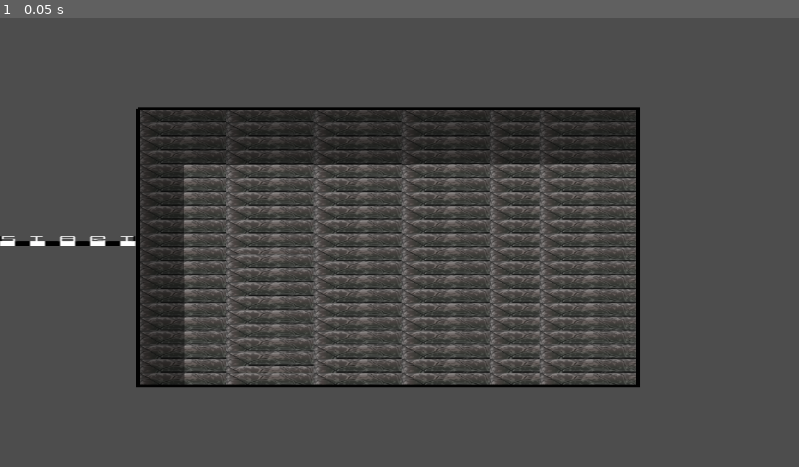
Above: before the commit, frame 1.
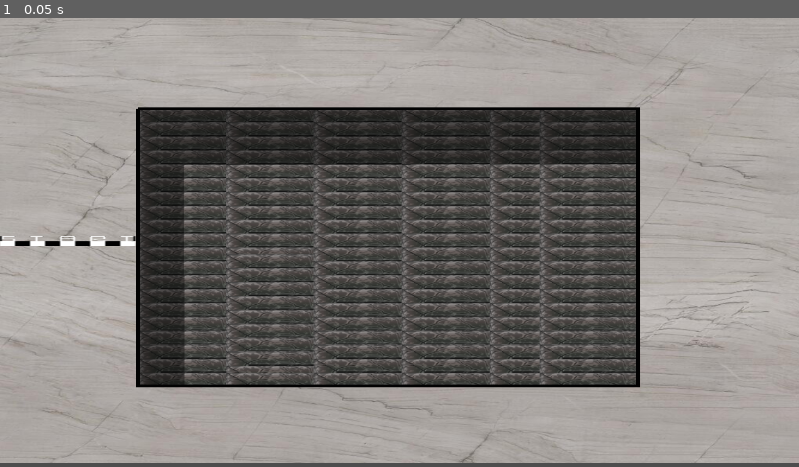
Above: after the commit, the same moment.

Repository: prathamshah2207/LudumDare56-Tiny_Racing
Game: Godot game, scene res://Scenes/kitchen_counter_track.tscn
Two runs of this game, one before a commit and one after it. Both use one fixed random seed, a clock stepped at 60 frames per second and the inputs below.
Inputs:
- Up to frame 1 (0.05 s): no input

The runs differ from the first frame. In frame 1, 60% of the frame differs, in the area x 0-100%, y 0-100%.

Commit message:
update resources

Diff:
--- a/Scenes/kitchen_counter_track.tscn
+++ b/Scenes/kitchen_counter_track.tscn
@@ -1,5 +1,6 @@
-[gd_scene load_steps=11 format=3 uid="uid://dod3ebsefr4h8"]
-
+[gd_scene load_steps=12 format=3 uid="uid://dod3ebsefr4h8"]
+
+[ext_resource type="Texture2D" uid="uid://ctkdamwwvk7ff" path="res://resources/floor_tileset/Poliigon_StoneQuartzite_8060/1K/Poliigon_StoneQuartzite_8060_BaseColor.jpg" id="1_j0jx0"]
 [ext_resource type="Script" path="res://Scenes/start_finish_line.gd" id="2_1mtsj"]
 [ext_resource type="Texture2D" uid="uid://cjto8es6e22q6" path="res://resources/floor_tileset/tilesey/Tilelists/Tilelist2.png" id="2_lt1y8"]
 [ext_resource type="Texture2D" uid="uid://4mw6hu2p16wh" path="res://resources/startline/start piskel.png" id="4_oedf3"]
@@ -1751,6 +1752,7 @@
 z_index = 1
 position = Vector2(579, 321)
 scale = Vector2(1.13086, 0.626953)
+texture = ExtResource("1_j0jx0")
 
 [node name="TileMap" type="TileMap" parent="CounterSurface"]
 tile_set = SubResource("TileSet_darkd")
Binary file added: resources/floor_tileset/Poliigon_StoneQuartzite_8060/1K/Poliigon_StoneQuartzite_8060_BaseColor.jpg
Not shown, added: resources/floor_tileset/Poliigon_StoneQuartzite_8060/1K/Poliigon_StoneQuartzite_8060_BaseColor.jpg.import
Not shown, changed: resources/floor_tileset/.DS_Store
Not shown, added: resources/floor_tileset/Poliigon_StoneQuartzite_8060/.DS_Store
